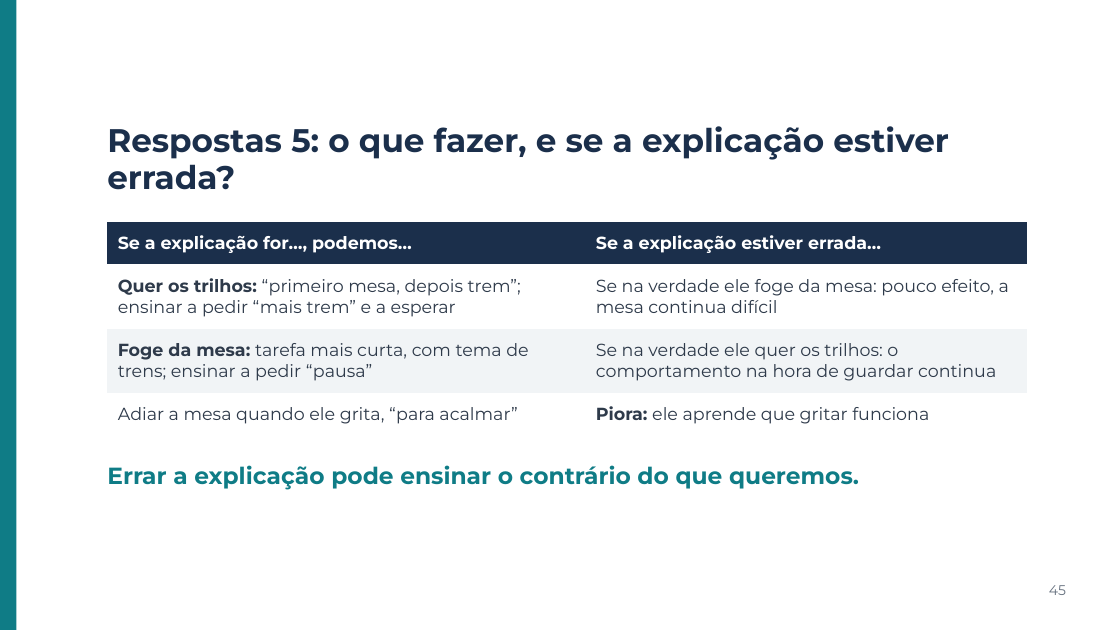
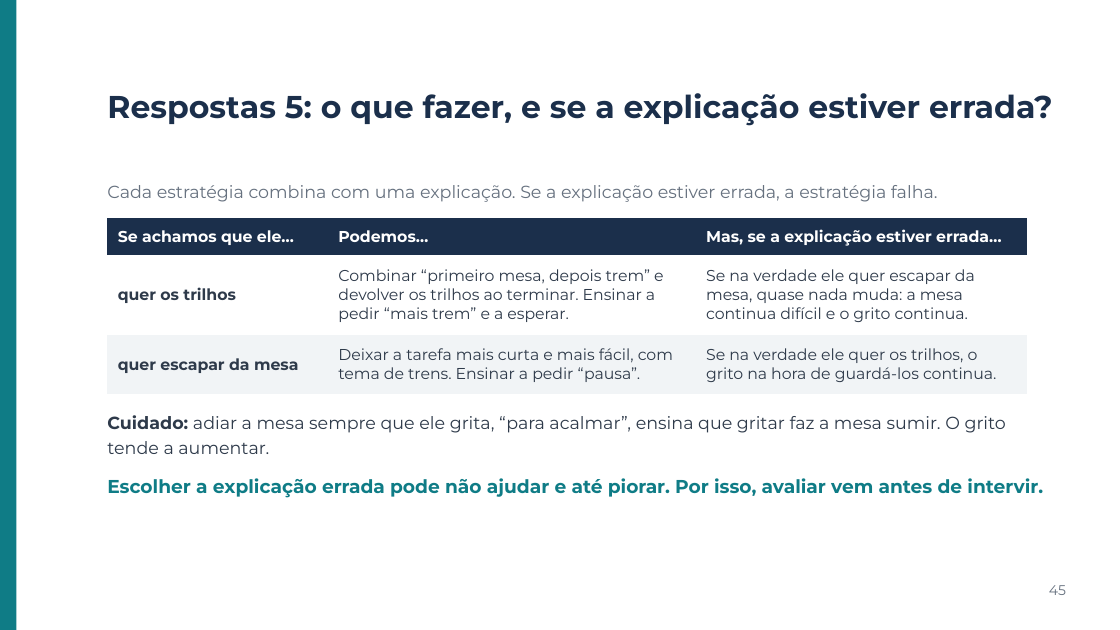
Before and after one commit to betinabinatti/CORE_WORKSHOP_ABA_TEA.md, a slide deck: slide 45 of workshop-aba-tea-lacc/apresentacao/Apresentacao_Workshop_ABA_TEA.pptx. Drawn at 1120x630 pixels with LibreOffice and Linux fonts; fonts in the diff are those of the drawing. Boxes give left, top, right and bottom in pixels: in the first picture for what was removed or moved away, otherwise in the second. Text is boxed around its words. In the diff, an @@ line names an element or a change of style, - is before the commit and + after.

```diff
--- a/workshop-aba-tea-lacc/apresentacao/Apresentacao_Workshop_ABA_TEA.pptx
+++ b/workshop-aba-tea-lacc/apresentacao/Apresentacao_Workshop_ABA_TEA.pptx
@@ text "Respostas 5: o que fazer, ...": place and size @@
-text "Respostas 5: o que fazer, ..." at <box>107,126,949,190</box>
+text "Respostas 5: o que fazer, ..." at <box>107,93,1053,126</box>
@@ text "Respostas 5: o que fazer, ..." at <box>107,93,1053,126</box>: size 28 to 27 pt @@
@@ text added at <box>107,185,938,202</box>, 15 pt, text #66717F @@
+Cada estratégia combina com uma explicação. Se a explicação estiver errada, a estratégia falha.
@@ table at <box>108,218,1028,394</box> @@
-Se a explicação for…, podemos… | Se a explicação estiver errada…
-Quer os trilhos: “primeiro mesa, depois trem”; ensinar a pedir “mais trem” e a esperar | Se na verdade ele foge da mesa: pouco efeito, a mesa continua difícil
-Foge da mesa: tarefa mais curta, com tema de trens; ensinar a pedir “pausa” | Se na verdade ele quer os trilhos: o comportamento na hora de guardar continua
-Adiar a mesa quando ele grita, “para acalmar” | Piora: ele aprende que gritar funciona
+Se achamos que ele… | Podemos… | Mas, se a explicação estiver errada…
+quer os trilhos | Combinar “primeiro mesa, depois trem” e devolver os trilhos ao terminar. Ensinar a pedir “mais trem” e a esperar. | Se na verdade ele quer escapar da mesa, quase nada muda: a mesa continua difícil e o grito continua.
+quer escapar da mesa | Deixar a tarefa mais curta e mais fácil, com tema de trens. Ensinar a pedir “pausa”. | Se na verdade ele quer os trilhos, o grito na hora de guardá-los continua.
@@ table: place and size @@
-table at <box>108,222,1027,435</box>
+table at <box>108,218,1028,394</box>
@@ text added at <box>107,415,1006,454</box>, 15 pt, text #2E3A4A @@
+Cuidado: adiar a mesa sempre que ele grita, “para acalmar”, ensina que gritar faz a mesa sumir. O grito tende a aumentar.
@@ text removed at <box>107,465,859,489</box> @@
-Errar a explicação pode ensinar o contrário do que queremos.
@@ text added at <box>107,478,1043,498</box>, 16 pt, text #0F7C86, bold @@
+Escolher a explicação errada pode não ajudar e até piorar. Por isso, avaliar vem antes de intervir.
```
Also in this commit, not shown: 3 other slides changed, 9 other files.
